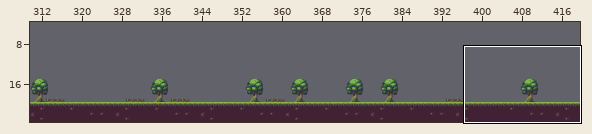
Level history. Tiled map (JSON): src/assets/levels/level2.json. Above: a wide view before the commit, with the close-up outlined.
Close-up. As it was:
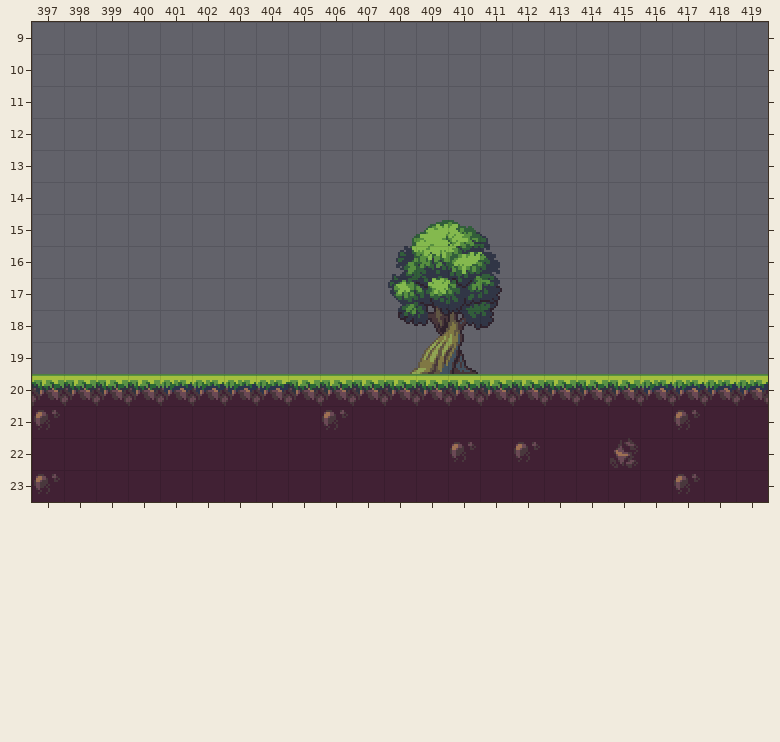
Cells are 16x16 px. Shown: x 397..419, y 9..23.
Now the later version:
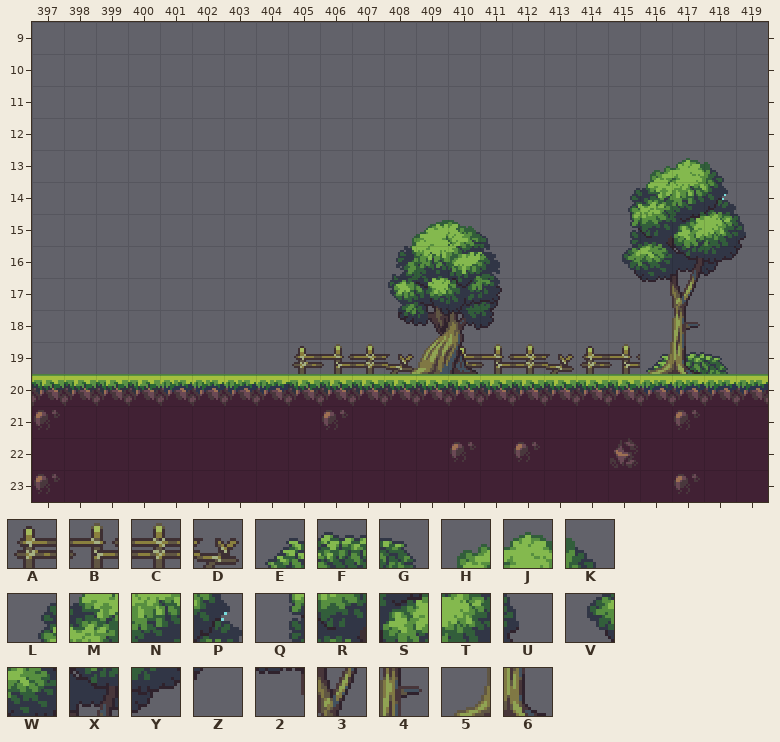
Key: from "tileset": A 36, B 37, C 38, D 39, E 55, F 56, G 57; from "trees": H 27, J 28, K 29, L 42, M 43, N 44, P 45, Q 58, R 59, S 60, T 61, U 62, V 74, W 75, X 76, Y 77, Z 78, 2 91, 3 92, 4 108, 5 123, 6 124.
_ is an empty cell, . an unchanged one.
The edit:
--- layer "装饰物层"
@@ x 405..418 @@
-19 ____._________
+19 ABCD.ABCDABEFG
--- layer "树木层"
@@ x 415..419 @@
-13 .___.
-14 ____.
-15 _____
-16 _____
-17 .__..
-18 .._..
-19 .__..
+13 .HJK.
+14 LMNP.
+15 QRSTU
+16 VWXYZ
+17 .23..
+18 ..4..
+19 .56..
